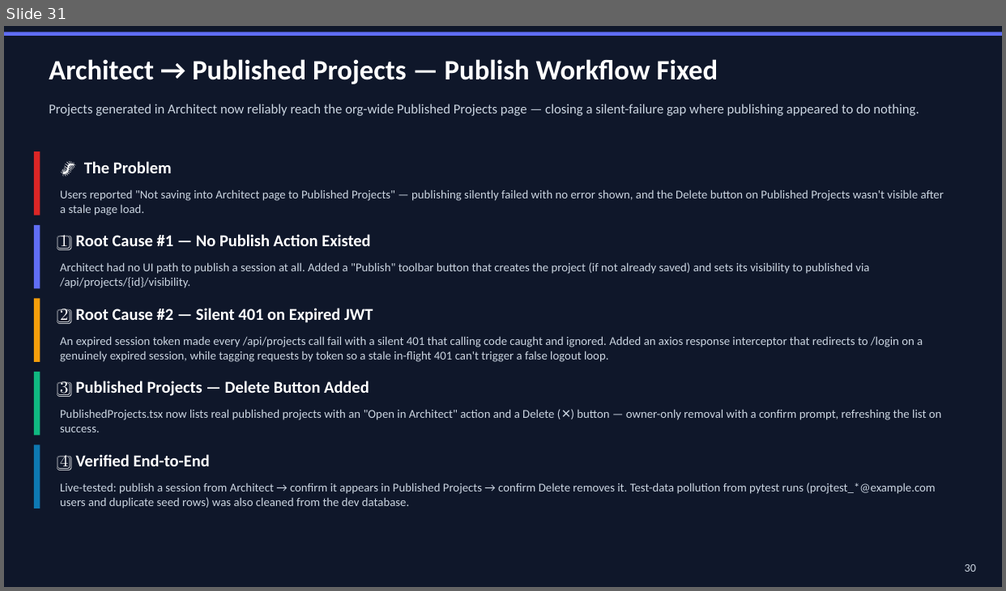
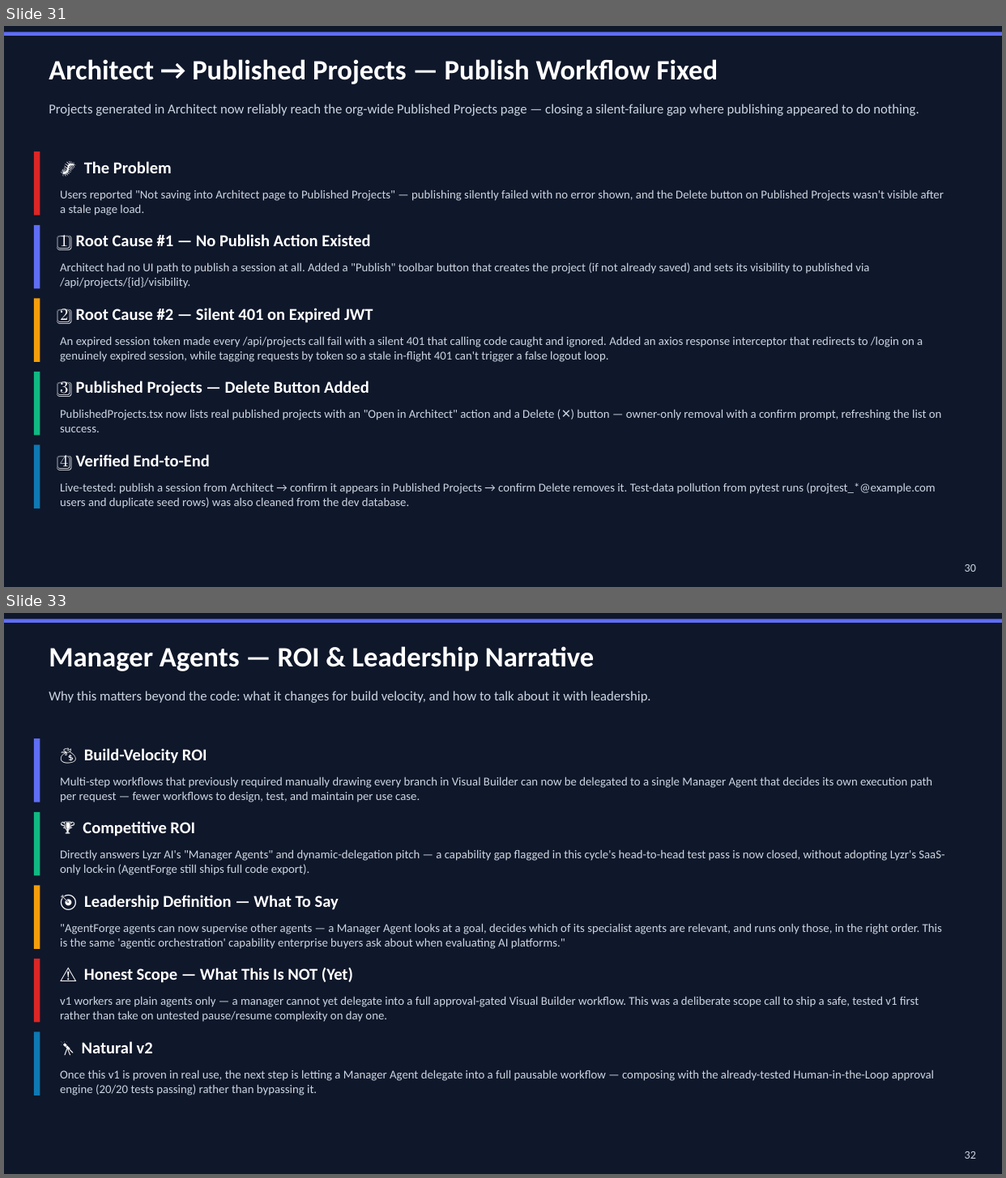
Before and after one commit to nsureshmanikandan/AgentForge, a slide deck: docs/AgentForge-PresentationV9.pptx. Shown one above the other, each under a label of ours: slide 31 before the commit, slides 31 and 33 after it; the slides between them are not shown. The pictures are 1006x591 and 1006x1178 pixels, drawn with LibreOffice and Linux fonts; fonts in the diff are those of the drawing. Boxes give left, top, right and bottom in pixels: in the first picture for what was removed or moved away, otherwise in the second. Text is boxed around its words. In the diff, an @@ line names an element or a change of style, - is before the commit and + after.

```diff
--- a/docs/AgentForge-PresentationV9.pptx
+++ b/docs/AgentForge-PresentationV9.pptx
@@ slide 33 added at (4, 613, 1002, 1174), background #FFFFFF @@
@@ rectangle added at (4, 613, 1002, 1174), fill #0F172A @@
@@ rectangle added at (4, 619, 1002, 623), fill #606EF5 @@
@@ text added at (49, 646, 594, 671), 27 pt, text #FFFFFF, bold @@
+Manager Agents — ROI & Leadership Narrative
@@ text added at (49, 691, 651, 703), 13 pt, text #CBD5E1 @@
+Why this matters beyond the code: what it changes for build velocity, and how to talk about it with leadership.
@@ rectangle added at (34, 739, 40, 803), fill #606EF5 @@
@@ text added at (84, 748, 207, 764), 16 pt, text #FFFFFF, bold @@
+💰 Build-Velocity ROI
@@ text added at (60, 777, 932, 803), 11.5 pt, text #CBD5E1 @@
+Multi-step workflows that previously required manually drawing every branch in Visual Builder can now be delegated to a single Manager Agent that decides its own execution path per request — fewer workflows to design, test, and maintain per use case.
@@ rectangle added at (34, 812, 40, 875), fill #10B981 @@
@@ text added at (83, 821, 195, 837), 16 pt, text #FFFFFF, bold @@
+🏆 Competitive ROI
@@ text added at (60, 850, 944, 875), 11.5 pt, text #CBD5E1 @@
+Directly answers Lyzr AI's "Manager Agents" and dynamic-delegation pitch — a capability gap flagged in this cycle's head-to-head test pass is now closed, without adopting Lyzr's SaaS-only lock-in (AgentForge still ships full code export).
@@ rectangle added at (34, 885, 40, 949), fill #F59E0B @@
@@ text added at (84, 895, 339, 910), 16 pt, text #FFFFFF, bold @@
+🎯 Leadership Definition — What To Say
@@ text added at (60, 923, 942, 949), 11.5 pt, text #CBD5E1 @@
+"AgentForge agents can now supervise other agents — a Manager Agent looks at a goal, decides which of its specialist agents are relevant, and runs only those, in the right order. This is the same 'agentic orchestration' capability enterprise buyers ask about when evaluating AI platforms."
@@ rectangle added at (34, 959, 40, 1023), fill #DC2626 @@
@@ text added at (84, 968, 353, 983), 16 pt, text #FFFFFF, bold @@
+⚠️ Honest Scope — What This Is NOT (Yet)
@@ text added at (60, 996, 918, 1022), 11.5 pt, text #CBD5E1 @@
+v1 workers are plain agents only — a manager cannot yet delegate into a full approval-gated Visual Builder workflow. This was a deliberate scope call to ship a safe, tested v1 first rather than take on untested pause/resume complexity on day one.
@@ rectangle added at (34, 1033, 40, 1096), fill #0E79B2 @@
@@ text added at (82, 1041, 153, 1054), 16 pt, text #FFFFFF, bold @@
+🔭 Natural v2
@@ text added at (60, 1070, 934, 1096), 11.5 pt, text #CBD5E1 @@
+Once this v1 is proven in real use, the next step is letting a Manager Agent delegate into a full pausable workflow — composing with the already-tested Human-in-the-Loop approval engine (20/20 tests passing) rather than bypassing it.
@@ text added at (965, 1152, 976, 1159), 11 pt, text #CBD5E1 @@
+32
```
Also in this commit, not shown: 11 slides changed, 2 other slides added, 1 other file.
